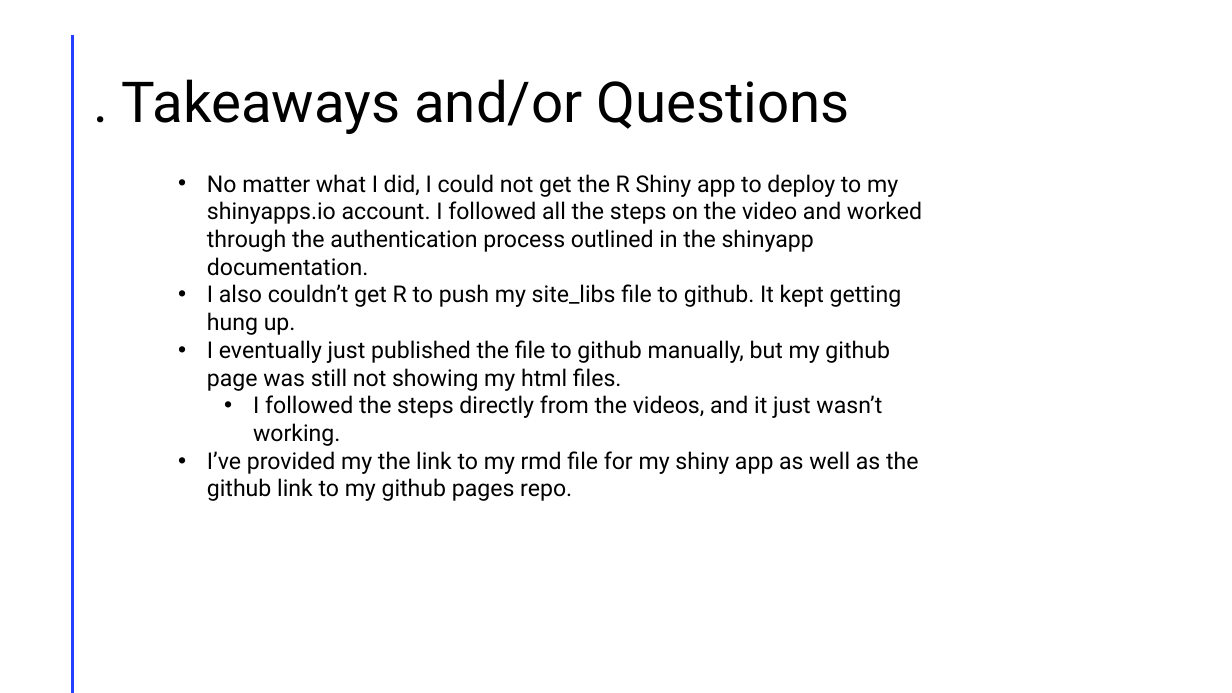
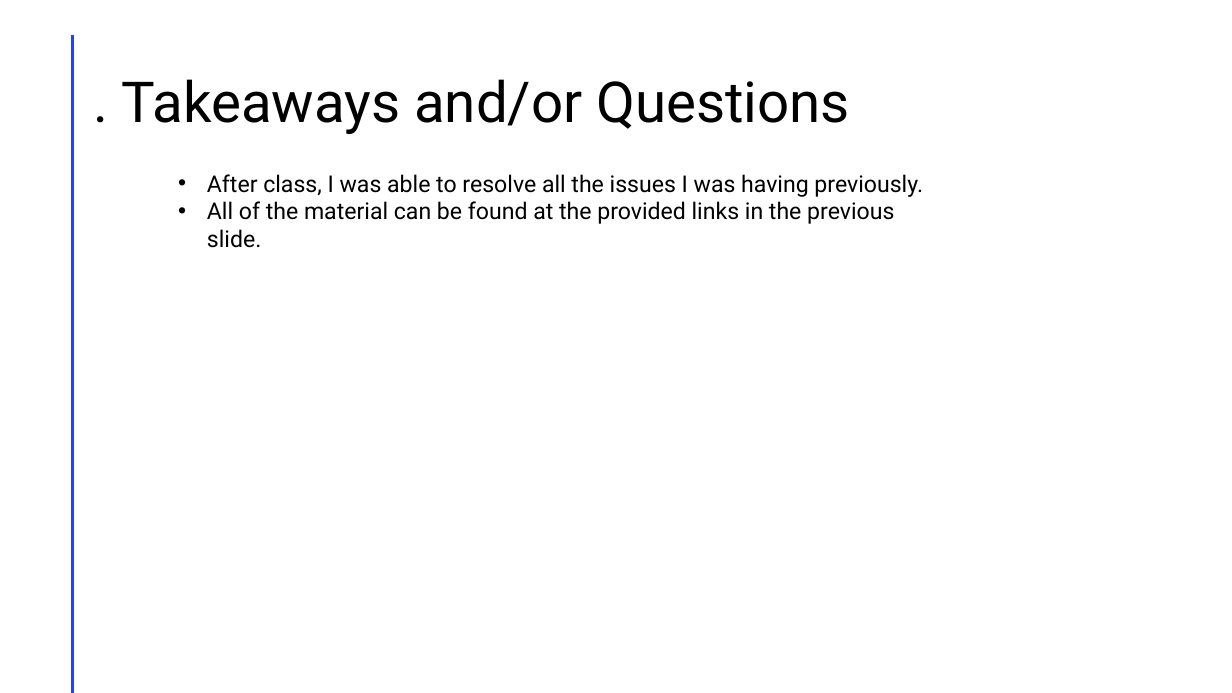
Before and after one commit to cdholmes11/Doing_Data_Science, a slide deck: slide 3 of Unit-12/Dane_Holmes_Live_Session_12.pptx. Drawn at 1232x693 pixels with LibreOffice and Linux fonts; fonts in the diff are those of the drawing. Boxes give left, top, right and bottom in pixels: in the first picture for what was removed or moved away, otherwise in the second. Text is boxed around its words. In the diff, an @@ line names an element or a change of style, - is before the commit and + after.

Commit message:
Slide Update

```diff
--- a/Unit-12/Dane_Holmes_Live_Session_12.pptx
+++ b/Unit-12/Dane_Holmes_Live_Session_12.pptx
@@ text at box(207, 174, 923, 248): text changed @@
-  • No matter what I did, I could not get the R Shiny app to deploy to my shinyapps.io account. I followed all the steps on the video and worked through the authentication process outlined in the shinyapp documentation.
-  • I also couldn’t get R to push my site_libs file to github. It kept getting hung up.
-  • I eventually just published the file to github manually, but my github page was still not showing my html files.
-    • I followed the steps directly from the videos, and it just wasn’t working.
-  • I’ve provided my the link to my rmd file for my shiny app as well as the github link to my github pages repo.
+  • After class, I was able to resolve all the issues I was having previously.
+  • All of the material can be found at the provided links in the previous slide.
```
Also in this commit, not shown: 1 other slide changed.
